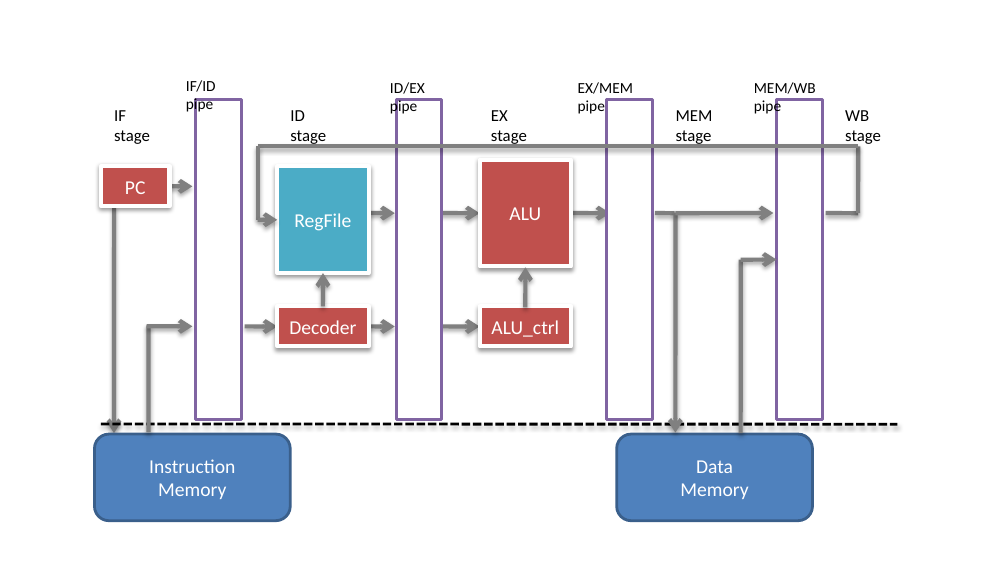
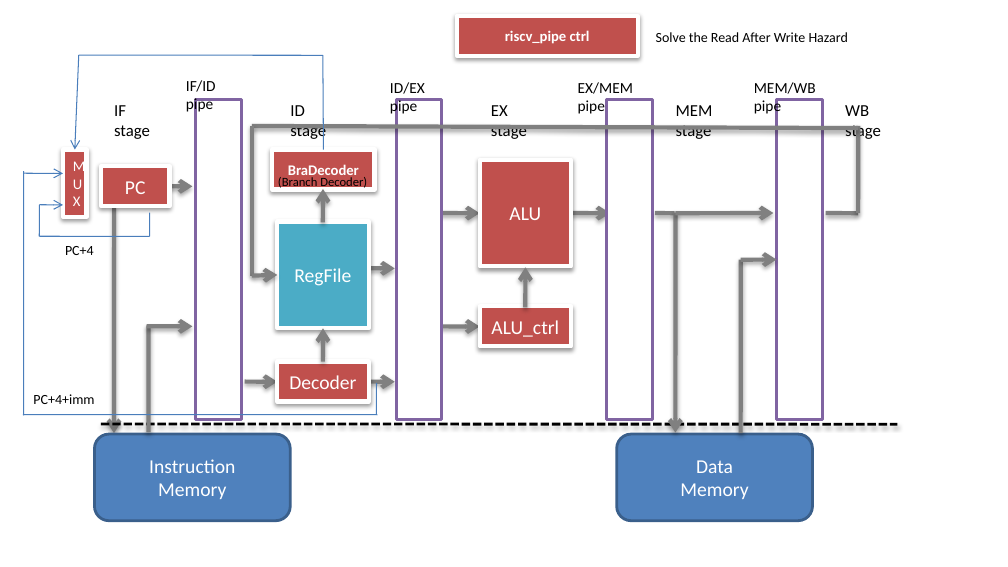
Before and after one commit to whqamm/RISC-V_Practice, a slide deck: slide 1 of doc/struction.pptx. Drawn at 1008x567 pixels with LibreOffice and Linux fonts; fonts in the diff are those of the drawing. Boxes give left, top, right and bottom in pixels: in the first picture for what was removed or moved away, otherwise in the second. Text is boxed around its words. In the diff, an @@ line names an element or a change of style, - is before the commit and + after.

Commit message:
modify the figure of structure

```diff
--- a/doc/struction.pptx
+++ b/doc/struction.pptx
@@ rectangle added at (457,16,638,56), fill #C0504D, outline #FFFFFF 3 pt, 10.5 pt, text #FFFFFF, bold @@
+riscv_pipe ctrl
@@ arrow added from (79, 55) to (75, 149), #4B7EBC 0.75 pt @@
@@ line added from (323, 55) to (79, 55), #4B7EBC 0.75 pt @@
@@ line added from (324, 149) to (323, 55), #4B7EBC 0.75 pt @@
@@ text added at (656,32,848,42), 10 pt, text #000000 @@
+Solve the Read After Write Hazard
@@ 5 texts: place and size @@
-5 texts at (114,110,881,145)
+5 texts at (114,105,881,140)
@@ rectangle added at (62,149,86,217), fill #C0504D, outline #FFFFFF 3 pt, 10.5 pt, text #FFFFFF @@
+MUX
@@ line moved from (858, 146) - (258, 146) to (858, 128) - (252, 126) @@
@@ line moved from (258, 146) - (258, 220) to (252, 126) - (252, 275) @@
@@ rectangle added at (272,149,375,190), fill #C0504D, outline #FFFFFF 3 pt, 10.5 pt, text #FFFFFF, bold @@
+BraDecoder
@@ line moved from (858, 213) - (858, 146) to (858, 213) - (859, 126) @@
@@ line added from (23, 415) to (24, 171), #4B7EBC 0.75 pt @@
@@ arrow added from (23, 173) to (62, 173), #4B7EBC 0.75 pt @@
@@ text added at (278,177,367,190), 9 pt, text #000000 @@
+(Branch Decoder)
@@ line added from (39, 236) to (39, 205), #4B7EBC 0.75 pt @@
@@ arrow added from (39, 205) to (62, 205), #4B7EBC 0.75 pt @@
@@ arrow added from (323, 223) to (323, 188), #808080 3 pt @@
@@ line added from (149, 237) to (39, 236), #4B7EBC 0.75 pt @@
@@ line added from (150, 213) to (149, 236), #4B7EBC 0.75 pt @@
@@ text added at (65,246,94,255), 10 pt, text #000000 @@
+PC+4
@@ 4 arrows, 2 rectangles: place and size @@
-4 arrows, 2 rectangles at (245,166,395,347)
+4 arrows, 2 rectangles at (245,222,395,402)
@@ arrow moved from (258, 220) - (277, 220) to (252, 275) - (277, 275) @@
@@ line added from (377, 383) to (376, 414), #4B7EBC 0.75 pt @@
@@ line added from (377, 414) to (23, 414), #4B7EBC 0.75 pt @@
@@ text added at (33,394,94,404), 10 pt, text #000000 @@
+PC+4+imm
```
